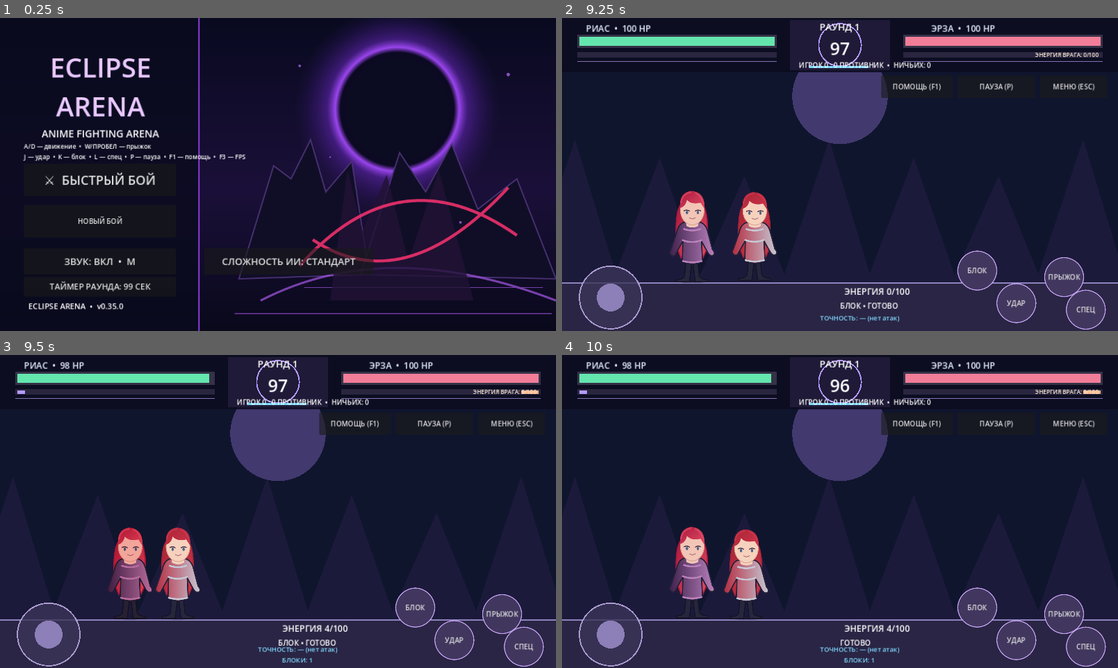
Above: before the commit, frames 1-4 (two rows, left to right).
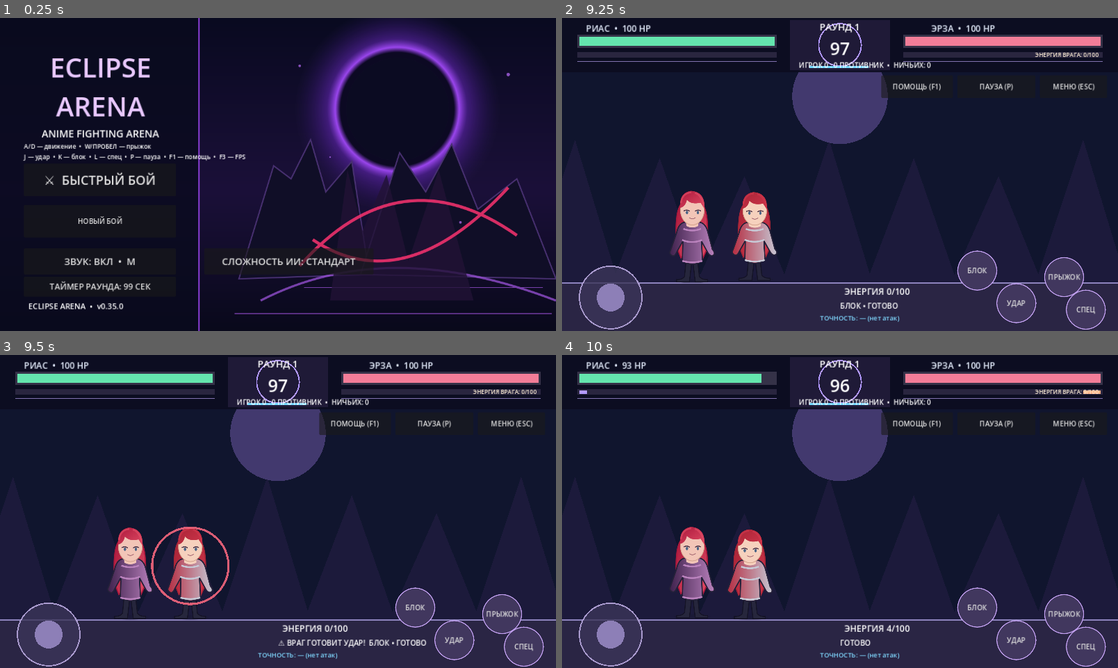
Above: after the commit, the same moments.

Repository: PerchikHot/Eclipse-Arena-
Game: Godot game, scene res://scenes/Main.tscn
Same seed, same stepped clock (60 frames per second), same inputs: the game is played once before the commit and once after it.
Inputs (mouse positions are in pixels of both pictures, inside the frame that each line leads up to):
- Up to frame 1 (0.25 s): no input
- Up to frame 2 (9.25 s): click "⚔ БЫСТРЫЙ БОЙ" at 0.5 s; click "ЯМАТО" at 1.25 s; click "ЭРЗА" at 2 s; click "АЛЬФА" at 2.75 s; click "РИАС" at 3.5 s; click "КОСТЮМ: КАНОН" at 4.25 s; click "КОСТЮМ: БОЕВОЙ" at 5 s; click "КОСТЮМ: ПЛЯЖНЫЙ" at 5.75 s; click "В БОЙ" at 6.5 s; tap Enter at 7.25, 7.55 s; move the mouse to (962, 158) at 7.27 s; hold Right 7.28-8 s; tap R at 7.35 s; click (962, 158) at 7.42 s; tap Space at 7.52 s; drag from (728, 190) to (812, 237) at 8.02 s; move the mouse to (895, 105) at 8.77 s; hold Right from 8.78 s (still down); hold K from 8.78 s (still down); tap Keypad Enter at 8.85 s
- Up to frame 3 (9.5 s): keep holding Right; keep holding K
- Up to frame 4 (10 s): release Right at 9.5 s; release K at 9.5 s; drag from (812, 574) to (673, 464) at 9.52 s

Frames 1-2 are identical in both runs. In frame 3, 3.1% of the frame differs, in the area x 3-97%, y 2-99%; in frame 4, 1.1%.

Commit message:
feat(arena): telegraphed AI attacks with dodge and block counterplay

Diff:
--- a/scripts/main.gd
+++ b/scripts/main.gd
@@ -8,6 +8,8 @@
 var velocity_y := 0.0
 var attack_cooldown := 0.0
 var enemy_cooldown := 0.0
+var enemy_windup := 0.0
+var enemy_pending_special := false
 var left_rig := {}
 var right_rig := {}
 var controls := {}
@@ -728,6 +730,8 @@
     velocity_y = 0.0
     attack_cooldown = 0.0
     enemy_cooldown = 0.0
+    enemy_windup = 0.0
+    enemy_pending_special = false
     combo_hits = 0
     best_combo = 0
     damage_dealt = 0
@@ -1041,7 +1045,9 @@
         if ai_timer <= 0.0:
             ai_timer = [1.8, 1.1, 0.6][ai_difficulty]
             ai_retreat = distance < 185.0 and randf() < [0.18, 0.35, 0.50][ai_difficulty]
-        if ai_retreat and distance < 240.0:
+        if enemy_windup > 0.0:
+            enemy_motion = 0.0
+        elif ai_retreat and distance < 240.0:
             enemy_motion = -signf(x_left - x_right)
             x_right += enemy_motion * [85.0, 110.0, 145.0][ai_difficulty] * delta
         elif distance > 110.0:
@@ -1053,36 +1059,43 @@
             var midpoint: float = (x_left + x_right) * 0.5
             x_left = clampf(midpoint - separation * 42.0, 50.0, 1230.0)
             x_right = clampf(midpoint + separation * 42.0, 50.0, 1230.0)
-        if absf(x_left - x_right) < 140 and absf(y_left - 610.0) < 120.0 and enemy_cooldown <= 0:
-            var enemy_special: bool = enemy_energy >= skill_cost and randf() < 0.55
-            if enemy_special:
+        # Telegraph each attack so the player has time to dodge or block.
+        # Resolve damage only after the windup, not at the first AI decision.
+        if enemy_windup > 0.0:
+            enemy_windup = maxf(0.0, enemy_windup - delta)
+            if enemy_windup <= 0.0:
+                enemy_attack_fx = 0.3 if enemy_pending_special else 0.18
+                play_sound("swing")
+                if absf(x_left - x_right) < 145.0 and absf(y_left - 610.0) < 120.0:
+                    player_hit_fx = 0.22
+                    impact_flash = 0.15
+                    play_sound("hit")
+                    var hp_before_enemy_hit := hp_left
+                    hp_left = maxi(0, hp_left - ((4 if enemy_pending_special else 2) if block_timer > 0.0 else (15 if enemy_pending_special else 7)))
+                    damage_taken += hp_before_enemy_hit - hp_left
+                    hits_received += 1
+                    if block_timer > 0.0:
+                        blocked_hits += 1
+                    combo_hits = 0
+                    combo_timer = 0.0
+                    update_accuracy_label()
+                    enemy_energy = minf(100.0, enemy_energy + (0.0 if enemy_pending_special else 9.0))
+                    skill_energy = minf(100.0, skill_energy + 4.0)
+                    if hp_left == 0:
+                        finish_round(-1)
+                        return
+                enemy_pending_special = false
+        elif absf(x_left - x_right) < 140.0 and absf(y_left - 610.0) < 120.0 and enemy_cooldown <= 0.0:
+            enemy_pending_special = enemy_energy >= skill_cost and randf() < 0.55
+            if enemy_pending_special:
                 enemy_energy -= skill_cost
-                enemy_skill_fx = 0.35
-            enemy_cooldown = (1.3 if enemy_special else 0.95) * [1.35, 1.0, 0.78][ai_difficulty]
-            enemy_attack_fx = 0.3 if enemy_special else 0.18
-            play_sound("swing")
-            player_hit_fx = 0.22
-            impact_flash = 0.15
-            play_sound("hit")
-            var hp_before_enemy_hit := hp_left
-            hp_left = maxi(0, hp_left - ((4 if enemy_special else 2) if block_timer > 0.0 else (15 if enemy_special else 7)))
-            damage_taken += hp_before_enemy_hit - hp_left
-            hits_received += 1
-            if block_timer > 0.0:
-                blocked_hits += 1
-            # Taking damage interrupts the current combo; best combo stays in the round summary.
-            combo_hits = 0
-            combo_timer = 0.0
-            update_accuracy_label()
-            enemy_energy = minf(100.0, enemy_energy + (0.0 if enemy_special else 9.0))
-            skill_energy = minf(100.0, skill_energy + 4.0)
-            if hp_left == 0:
-                finish_round(-1)
-                return
+            # Novice is easier to read, master reacts faster.
+            enemy_windup = [0.65, 0.45, 0.30][ai_difficulty]
+            enemy_cooldown = (1.3 if enemy_pending_special else 0.95) * [1.35, 1.0, 0.78][ai_difficulty]
     # Communicate when the special attack is usable and when blocking is active.
     skill_label.text = ("СПЕЦ ГОТОВ %d/100" if skill_energy >= skill_cost else "ЭНЕРГИЯ %d/100") % int(skill_energy)
     update_enemy_energy_label()
-    cooldown_label.text = ("БЛОК • " if block_timer > 0.0 else "") + ("КОМБО %d  " % combo_hits if combo_hits > 1 else "") + ("ГОТОВО" if attack_cooldown <= 0.0 else "УДАР %.1fс" % attack_cooldown)
+    cooldown_label.text = ("⚠ ВРАГ ГОТОВИТ УДАР!  " if enemy_windup > 0.0 else "") + ("БЛОК • " if block_timer > 0.0 else "") + ("КОМБО %d  " % combo_hits if combo_hits > 1 else "") + ("ГОТОВО" if attack_cooldown <= 0.0 else "УДАР %.1fс" % attack_cooldown)
     update_health_labels()
     queue_redraw()
 
@@ -1100,6 +1113,10 @@
         draw_circle(joystick_center + Vector2(joystick_axis * 43.0, 0), 32.0, Color("#9788c2", 0.9))
     draw_sprite_fighter(Vector2(x_left, y_left), selected_fighter, x_right >= x_left, player_motion, player_attack_fx, player_hit_fx, hp_left)
     draw_sprite_fighter(Vector2(x_right, 610), enemy_fighter, x_left >= x_right, enemy_motion, enemy_attack_fx, enemy_hit_fx, hp_right)
+    if enemy_windup > 0.0:
+        # Red windup ring is a visual dodge/block cue on touch and keyboard.
+        draw_arc(Vector2(x_right, 485), 88.0, 0.0, TAU, 48,
+            Color("#ff6a80", 0.85), 5.0)
     if enemy_skill_fx > 0.0:
         draw_arc(Vector2(x_right, 480), 115.0 + 25.0 * enemy_skill_fx, 0.0, TAU, 56, Color("#ff9f75", enemy_skill_fx * 2.0), 8.0)
     if enemy_hit_fx > 0.0:
